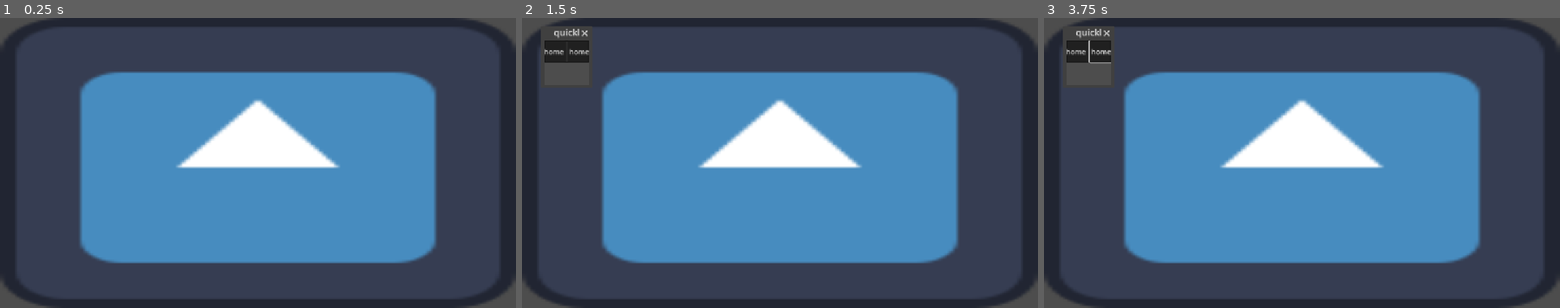
Above: before the commit, frames 1-3 (left to right).
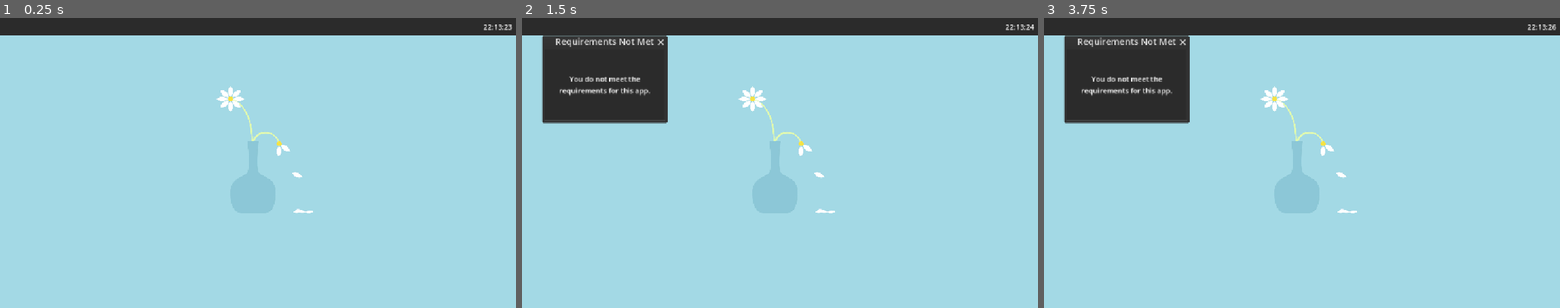
Above: after the commit, the same moments.

Repository: TotsllyRandom/employ-os
Game: Godot game, scene res://scenes/desktop.tscn
Two runs of this game, one before a commit and one after it. Both use one fixed random seed, a clock stepped at 60 frames per second and the inputs below. The engine's default icon, where the game draws it, is replaced by a stand-in: a white triangle on a blue panel in a dark square.
Inputs (mouse positions are in pixels of both pictures, inside the frame that each line leads up to):
- Up to frame 1 (0.25 s): no input
- Up to frame 2 (1.5 s): tap Enter at 0.5 s; move the mouse to (893, 148) at 0.52 s; hold Right 0.53-1.28 s; tap Alt at 0.6 s; click (893, 148) at 0.67 s; tap Space (Make Window Debug) at 1.25 s; move the mouse to (676, 177) at 1.27 s; hold Down from 1.28 s (still down); tap Shift at 1.35 s
- Up to frame 3 (3.75 s): release Down at 2 s; click (1074, 52) at 2 s, where only the run before the commit has a clickable "home"; click (1100, 52) at 2.75 s, where only the run before the commit has a clickable "home"; tap Enter at 3.5 s; move the mouse to (1353, 99) at 3.52 s; hold Right from 3.53 s (still down); tap Alt at 3.6 s

The runs differ from the first frame. In frame 1, 97% of the frame differs, in the area x 0-100%, y 0-100%; in frame 2, 96%; in frame 3, 96%.

Commit message:
Last week's Pushes. Fixed window summoning and desktop presence. Added time

Diff:
--- a/assets/other/SystemTheme.tres
+++ b/assets/other/SystemTheme.tres
@@ -2,13 +2,27 @@
 
 [sub_resource type="StyleBoxFlat" id="StyleBoxFlat_oya5r"]
 bg_color = Color(0.16924527, 0.16924533, 0.16924518, 1)
-border_width_left = 3
-border_width_top = 3
-border_width_right = 3
-border_width_bottom = 3
-border_color = Color(0, 0, 0, 1)
+border_color = Color(0.29954743, 0.29954746, 0.2995473, 1)
+
+[sub_resource type="StyleBoxFlat" id="StyleBoxFlat_y8k3l"]
+bg_color = Color(0.18896914, 0.18896914, 0.18896914, 1)
+border_width_left = 6
+border_width_top = 30
+border_width_right = 6
+border_width_bottom = 6
+border_color = Color(0.20691353, 0.20691359, 0.20691338, 1)
 border_blend = true
+corner_radius_top_left = 2
+corner_radius_top_right = 2
+corner_radius_bottom_right = 2
+corner_radius_bottom_left = 2
+expand_margin_left = 5.0
+expand_margin_top = 30.0
+expand_margin_right = 5.0
+expand_margin_bottom = 5.0
 
 [resource]
 Panel/styles/panel = SubResource("StyleBoxFlat_oya5r")
 Window/font_sizes/title_font_size = 20
+Window/styles/embedded_border = SubResource("StyleBoxFlat_y8k3l")
+Window/styles/embedded_unfocused_border = SubResource("StyleBoxFlat_y8k3l")
--- /dev/null
+++ b/scenes/apps/incorrectJob.tscn
@@ -0,0 +1,29 @@
+[gd_scene format=3 uid="uid://0rb8mjw4kog"]
+
+[node name="incorrectJob" type="Control" unique_id=661380680]
+layout_mode = 3
+anchors_preset = 15
+anchor_right = 1.0
+anchor_bottom = 1.0
+grow_horizontal = 2
+grow_vertical = 2
+
+[node name="Main" type="Panel" parent="." unique_id=592873805]
+layout_mode = 1
+anchors_preset = 15
+anchor_right = 1.0
+anchor_bottom = 1.0
+grow_horizontal = 2
+grow_vertical = 2
+
+[node name="Label" type="Label" parent="Main" unique_id=744428637]
+layout_mode = 1
+anchors_preset = 15
+anchor_right = 1.0
+anchor_bottom = 1.0
+grow_horizontal = 2
+grow_vertical = 2
+text = "You do not meet the requirements for this app."
+horizontal_alignment = 1
+vertical_alignment = 1
+autowrap_mode = 2
--- a/scenes/apps/quickloans.tscn
+++ b/scenes/apps/quickloans.tscn
@@ -8,14 +8,14 @@
 grow_horizontal = 2
 grow_vertical = 2
 
-[node name="Panel" type="Panel" parent="." unique_id=592873805]
+[node name="Button Panel" type="Panel" parent="." unique_id=592873805]
 layout_mode = 1
 anchors_preset = 10
 anchor_right = 1.0
 offset_bottom = 50.0
 grow_horizontal = 2
 
-[node name="HBoxContainer" type="HBoxContainer" parent="Panel" unique_id=873846709]
+[node name="HBoxContainer" type="HBoxContainer" parent="Button Panel" unique_id=873846709]
 layout_mode = 1
 anchors_preset = 15
 anchor_right = 1.0
@@ -23,12 +23,18 @@
 grow_horizontal = 2
 grow_vertical = 2
 
-[node name="Button" type="Button" parent="Panel/HBoxContainer" unique_id=614929655]
+[node name="Home" type="Button" parent="Button Panel/HBoxContainer" unique_id=614929655]
 layout_mode = 2
 size_flags_horizontal = 3
-text = "home"
+text = "Home
+"
 
-[node name="Button2" type="Button" parent="Panel/HBoxContainer" unique_id=734232578]
+[node name="Customer" type="Button" parent="Button Panel/HBoxContainer" unique_id=734232578]
 layout_mode = 2
 size_flags_horizontal = 3
-text = "home"
+text = "Customer"
+
+[node name="Employee" type="Button" parent="Button Panel/HBoxContainer" unique_id=651208253]
+layout_mode = 2
+size_flags_horizontal = 3
+text = "Employee"
--- a/scenes/desktop.tscn
+++ b/scenes/desktop.tscn
@@ -1,7 +1,7 @@
 [gd_scene format=3 uid="uid://d0r1o6scg2dwu"]
 
 [ext_resource type="Script" uid="uid://ddafkpq5yvtgb" path="res://scripts/desktop.gd" id="1_7gre8"]
-[ext_resource type="Texture2D" uid="uid://bnadfxnwsfl7m" path="res://icon.svg" id="1_xxa2h"]
+[ext_resource type="Texture2D" uid="uid://babsj2dbyc00f" path="res://assets/desptop.jpg" id="2_7gre8"]
 
 [node name="desktop" type="Control" unique_id=902827831]
 layout_mode = 3
@@ -15,9 +15,37 @@
 
 [node name="desktopImage" type="TextureRect" parent="." unique_id=633953939]
 layout_mode = 1
-anchors_preset = 15
+anchors_preset = -1
+anchor_left = -0.6111111
+anchor_top = -0.7345679
+anchor_right = 1.6111112
+anchor_bottom = 1.7345679
+offset_left = 704.0
+offset_top = 476.0
+offset_right = -704.0
+offset_bottom = -476.0
+grow_horizontal = 2
+grow_vertical = 2
+texture = ExtResource("2_7gre8")
+expand_mode = 3
+metadata/_edit_use_anchors_ = true
+
+[node name="topBar" type="Panel" parent="." unique_id=1633363514]
+layout_mode = 1
+anchors_preset = 10
+anchor_right = 1.0
+offset_bottom = 40.0
+grow_horizontal = 2
+
+[node name="time" type="Label" parent="topBar" unique_id=353757612]
+layout_mode = 1
+anchors_preset = 11
+anchor_left = 1.0
 anchor_right = 1.0
 anchor_bottom = 1.0
-grow_horizontal = 2
+offset_left = -1.0
+grow_horizontal = 0
 grow_vertical = 2
-texture = ExtResource("1_xxa2h")
+text = "fdsafdsafdsafdsafdsafdsa  "
+horizontal_alignment = 2
+vertical_alignment = 1
--- a/scripts/Globals/Settings.gd
+++ b/scripts/Globals/Settings.gd
@@ -2,7 +2,15 @@
 
 signal settings_changed
 
-var show_seconds: bool = false:
+var show_seconds: bool = true:
 	set(new):
 		show_seconds = new
 		settings_changed.emit()
+
+var top_bar_size: int = 40:
+	set(new):
+		top_bar_size = new
+		settings_changed.emit()
+
+
+@onready var screen_size = get_viewport().size / 2
--- a/scripts/Globals/Time.gd
+++ b/scripts/Globals/Time.gd
@@ -5,7 +5,9 @@
 	return time
 
 func get_time_string_from_dict(time):
-	return str(time[0] + ":" + time[1])
+	if Settings.show_seconds:
+		return "%02d:%02d:%02d  " % [time.get("hour"), time.get("minute"),time.get("second")]
+	return "%02d:%02d  " % [time.get("hour"), time.get("minute")]
 
 ## Time A -> Time B (Time A is the earlier time)
 func get_time_between_times(timeA:Dictionary, timeB:Dictionary):
@@ -13,3 +15,6 @@
 	for i in range(3):
 		ret.append(timeB[i]-timeA[i])
 	return ret
+
+func get_clock_time():
+	return get_time_string_from_dict(get_current_time_dict())
--- a/scripts/Globals/applications.gd
+++ b/scripts/Globals/applications.gd
@@ -1,7 +1,26 @@
 extends Control
 
+## for use when adding more jobs
+var apps = {
+	"quickloans":{
+		"min_size" = Vector2i(400,220),
+		"req_job" = "quickloans",
+		"name" = "Quickloans",
+	},
+	"contacts":{
+		"min_size" = Vector2i(400,220),
+		"name" = "Contacts",
+	},
+	"incorrectJob":{
+		"min_size" = Vector2i(270,160),
+		"max_size" = Vector2i(270,160),
+		"name" = "Requirements Not Met",
+	},
+}
 
-
-
-func _ready() -> void:
-	pass # Replace with function body.
+"""
+"name" - window's name
+"min-size" - minimum size of window
+"max-size" - maximum size of window
+"req_job" - required job, if any
+"""
--- a/scripts/desktop.gd
+++ b/scripts/desktop.gd
@@ -1,23 +1,39 @@
 extends Control
 
 var window_script = load("res://scripts/window.gd")
+var job = "quickloans"
+
+## children
+@onready var top_bar = $topBar
+@onready var desktop_image = $desktopImage
 
 # Called when the node enters the scene tree for the first time.
 func _ready() -> void:
-	pass # Replace with function body.
+	check_settings()
+	Settings.settings_changed.connect(check_settings)
 
+func check_settings():
+	if Settings.top_bar_size != top_bar.size.y:
+		top_bar.size.y = Settings.top_bar_size
 
 # Called every frame. 'delta' is the elapsed time since the previous frame.
 func _process(delta: float) -> void:
 	if Input.is_action_just_pressed("Make Window Debug"):
-		make_window("quickloans")
+		make_window("incorrectJob")
+	$topBar/time.text = GameTime.get_clock_time()
 
 func make_window(app:String):
 	var win = Window.new()
-	win.title = app
+	win.name = app
+	for child in get_children():
+		if child.is_in_group("window"):
+			if child.name == app:
+				win.name = "DELETE"
+	win.add_to_group("window")
 	win.set_script(window_script)
 	win.close_requested.connect(win.close)
 	win.position = Vector2i(
 		50,50
 	)
+
 	add_child(win)
--- a/scripts/window.gd
+++ b/scripts/window.gd
@@ -1,9 +1,27 @@
 extends Window
 
+@onready var system_theme = load("res://assets/other/SystemTheme.tres")
+
 func _ready():
-	var scene = load("res://scenes/apps/" + title + ".tscn")
+	if name == "DELETE":
+		queue_free()
+		return
+	title = Applicatons.apps[name].get("name")
+
+	var scene = load("res://scenes/apps/" + name + ".tscn")
 	if scene:
 		add_child(scene.instantiate())
 
 func close():
 	queue_free()
+
+func _process(_delta: float) -> void:
+	position.y = clamp(position.y,Settings.top_bar_size + 30, get_parent().size.y - size.y)
+	position.x = clamp(position.x,0, get_parent().size.x - size.x)
+
+	if Applicatons.apps[name].get("min_size"):
+		size.x = max(size.x, Applicatons.apps[name].get("min_size").x)
+		size.y = max(size.y, Applicatons.apps[name].get("min_size").y)
+	if Applicatons.apps[name].get("max_size"):
+		size.x = min(size.x, Applicatons.apps[name].get("max_size").x)
+		size.y = min(size.y, Applicatons.apps[name].get("max_size").y)
Binary file added: assets/desktop.png
Not shown, added: assets/desktop.png.import
Binary file added: assets/desptop.jpg
Not shown, added: assets/desptop.jpg.import
